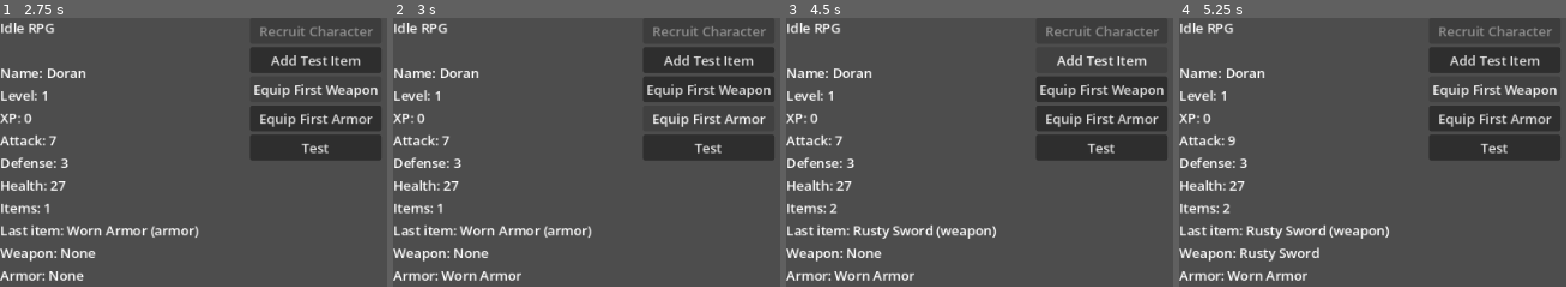
Above: before the commit, frames 1-4 (left to right).
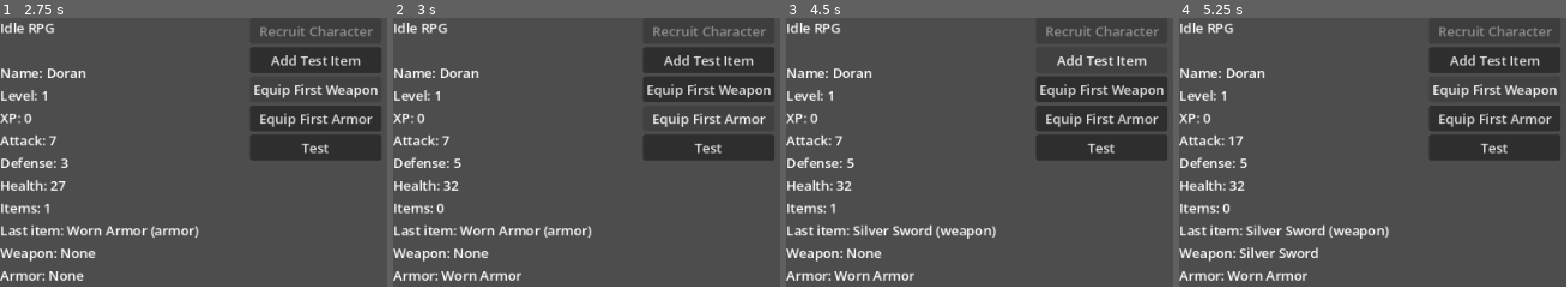
Above: after the commit, the same moments.

Repository: fehudma/godot_projects
Game: Godot game, scene res://Scenes/main.tscn
Two runs of this game, one before a commit and one after it. Both use one fixed random seed, a clock stepped at 60 frames per second and the inputs below.
Inputs:
- Up to frame 1 (2.75 s): click "Recruit Character" at 0.5 s; click "Add Test Item" at 1.25 s; click "Equip First Weapon" at 2 s
- Up to frame 2 (3 s): click "Equip First Armor" at 2.75 s
- Up to frame 3 (4.5 s): click "Test" at 3.5 s; click "Add Test Item" at 4.25 s
- Up to frame 4 (5.25 s): click "Equip First Weapon" at 5 s

Frame 1 is identical in both runs. In frame 2, 0.1% of the frame differs, in the area x 11-18%, y 52-73%; in frame 3, 0.7%; in frame 4, 1.1%, in the area x 11-55%, y 43-91%.

Commit message:
equip item functionality

Diff:
--- a/Scenes/main.gd
+++ b/Scenes/main.gd
@@ -37,6 +37,14 @@
 	"health_bonus": 0
 }
 
+var item_weapon_silver: Dictionary = {
+	"slot": "weapon",
+	"name": "Silver Sword",
+	"attack_bonus": 10,
+	"defense_bonus": 0,
+	"health_bonus": 0
+}
+
 var test_armor: Dictionary = {
 	"slot": "armor",
 	"name": "Worn Armor",
@@ -45,9 +53,19 @@
 	"health_bonus": 5,
 }
 
+var item_armor_iron: Dictionary = {
+	"slot": "armor",
+	"name": "Iron Armor",
+	"attack_bonus": 0,
+	"defense_bonus": 10,
+	"health_bonus": 5,
+}
+
 var item_pool: Array[Dictionary] = [
 	test_item,
-	test_armor
+	test_armor,
+	item_weapon_silver,
+	item_armor_iron
 ]
 
 var inventory: Array[Dictionary] = [
@@ -89,10 +107,9 @@
 	name_label.text = "Name: " + str(character["name"])
 	level_label.text = "Level: " + str(character["level"])
 	experience_label.text = "XP: " + str(character["experience"])
-	health_label.text = "Health: " + str(character["health"])
-	#attack_label.text = "Attack: " + str(character["attack"])
+	health_label.text = "Health: " + str(get_total_health())
 	attack_label.text = "Attack: " + str(get_total_attack())
-	defense_label.text = "Defense: " + str(character["defense"])
+	defense_label.text = "Defense: " + str(get_total_defense())
 
 #character generation
 func generate_character() -> void:
@@ -125,10 +142,35 @@
 	inventory_count_label.text = "Items: " + str(inventory.size())
 
 #Equip a weapon manually from inventory
+#func equip_first_weapon() -> void:
+	#for item: Dictionary in inventory:
+		#if item["slot"] == "weapon":
+			#character["weapon"] = item
+			#if not character["weapon"].is_empty():
+				#inventory.append(character["weapon"])
+			#inventory.erase(item)
+			#return
+
+#Equip a weapon manually from inventory
 func equip_first_weapon() -> void:
 	for item: Dictionary in inventory:
 		if item["slot"] == "weapon":
+			if not character["weapon"].is_empty():
+				inventory.append(character["weapon"])
+
 			character["weapon"] = item
+			inventory.erase(item)
+			return
+
+#Show the equipped armor name
+func equip_first_armor() -> void:
+	for item: Dictionary in inventory:
+		if item["slot"] == "armor":
+			if not character["armor"].is_empty():
+				inventory.append(character["armor"])
+
+			character["armor"] = item
+			inventory.erase(item)
 			return
 
 #Show the equipped weapon name
@@ -143,18 +185,6 @@
 	else:
 		equipped_armor_label.text = "Armor: " + str(character["armor"]["name"])
 
-#Show the equipped armor name
-func equip_first_armor() -> void:
-	if inventory.is_empty():
-		return
-
-	var item: Dictionary = inventory[0]
-
-	if item["slot"] != "armor":
-		return
-
-	character["armor"] = item
-
 #Make equipment update the character’s attack
 func get_total_attack() -> int:
 	var total_attack: int = character["attack"]
@@ -162,7 +192,34 @@
 	if not character["weapon"].is_empty():
 		total_attack += character["weapon"]["attack_bonus"]
 
+	if not character["armor"].is_empty():
+		total_attack += character["armor"]["attack_bonus"]
+
 	return total_attack
+
+#Make armor increase displayed defense
+func get_total_defense() -> int:
+	var total_defense: int = character["defense"]
+
+	if not character["armor"].is_empty():
+		total_defense += character["armor"]["defense_bonus"]
+
+	if not character["weapon"].is_empty():
+		total_defense += character["weapon"]["defense_bonus"]
+
+	return total_defense
+
+#Make armor increase displayed health
+func get_total_health() -> int:
+	var total_health: int = character["health"]
+
+	if not character["armor"].is_empty():
+		total_health += character["armor"]["health_bonus"]
+
+	if not character["weapon"].is_empty():
+		total_health += character["weapon"]["health_bonus"]
+
+	return total_health
 #=======================OTHER
 #nothing here yet...
 #=======================INIT
@@ -195,8 +252,11 @@
 	equip_first_weapon()
 	update_equipment_display()
 	update_stats_display()
+	update_inventory_display()
 
 
 func _on_equip_armor_button_pressed() -> void:
 	equip_first_armor()
 	update_equipment_display()
+	update_stats_display()
+	update_inventory_display()
